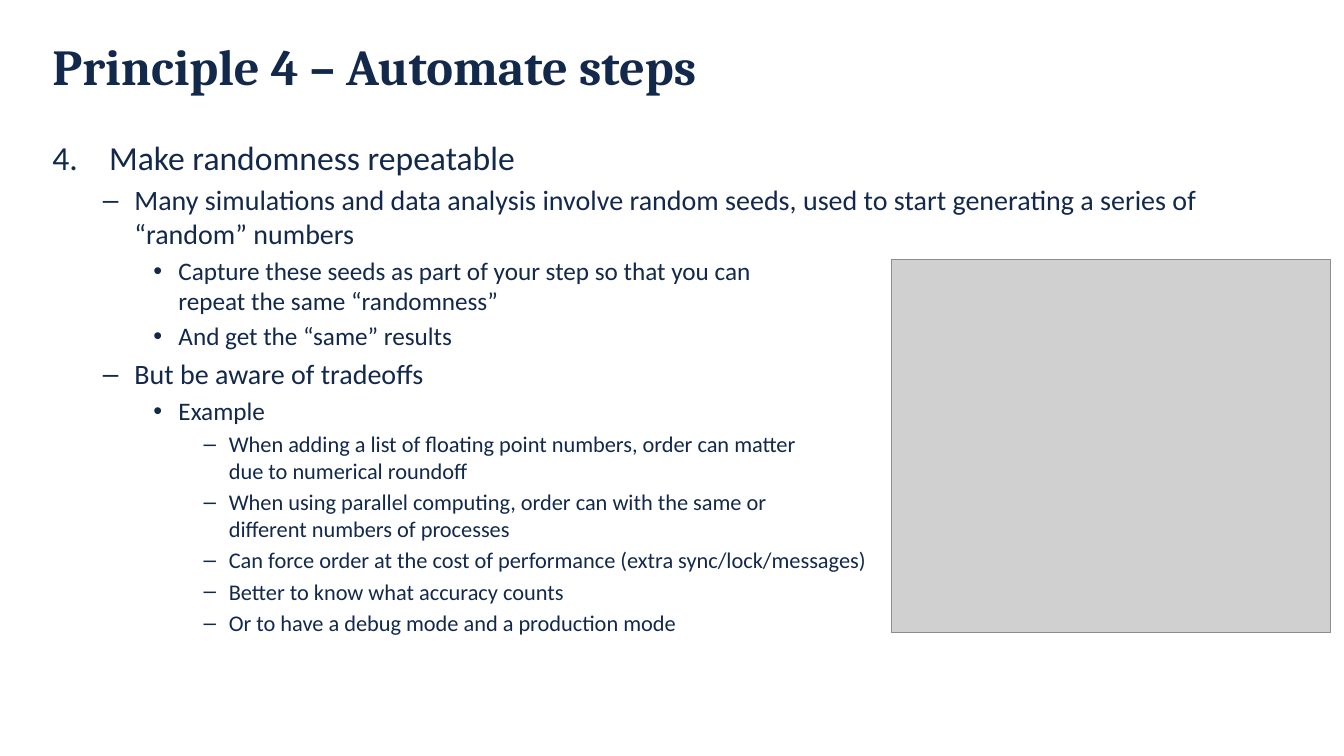
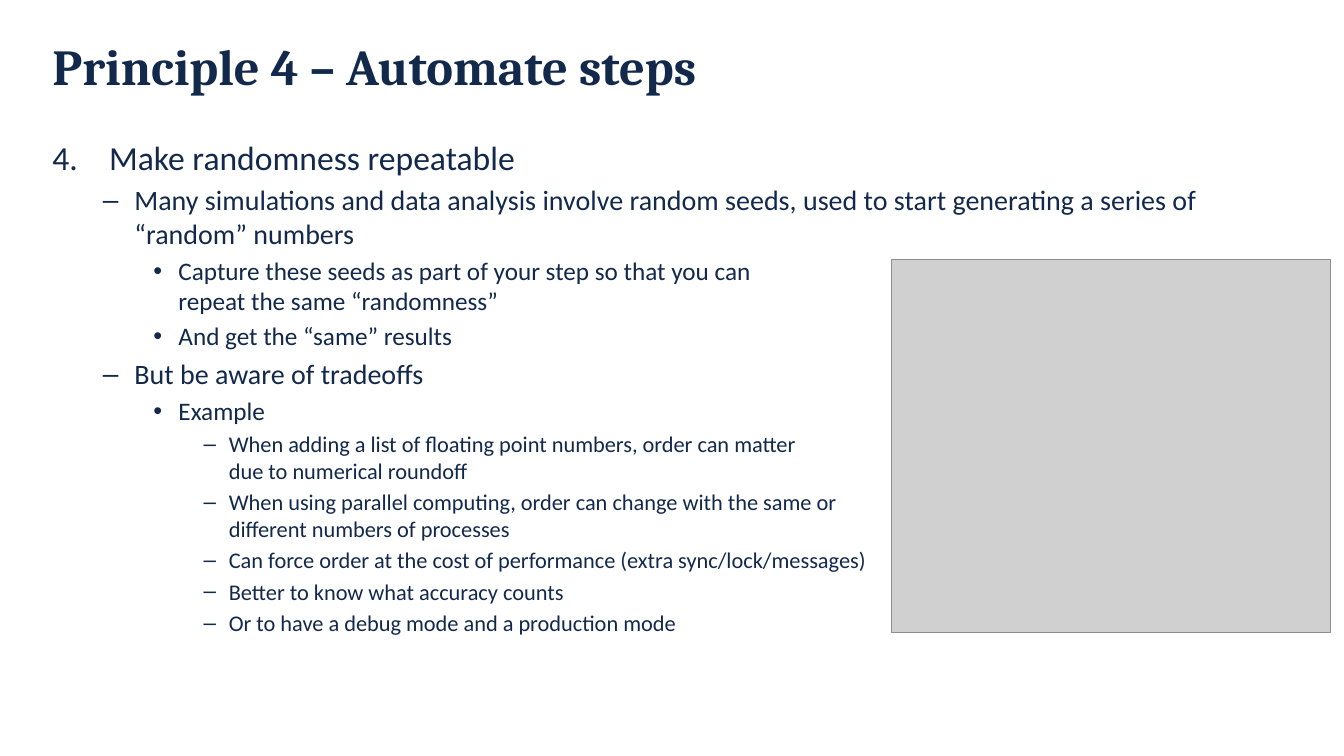
Before and after one commit to danielskatz/repro-fdtd1d, a slide deck: slide 18 of Computational_Reproducibility.pptx. Drawn at 1344x756 pixels with LibreOffice and Linux fonts; fonts in the diff are those of the drawing; grey boxes stand for pictures; background and template pictures are left out. Boxes give left, top, right and bottom in pixels: in the first picture for what was removed or moved away, otherwise in the second. Text is boxed around its words. In the diff, an @@ line names an element or a change of style, - is before the commit and + after.

```diff
--- a/Computational_Reproducibility.pptx
+++ b/Computational_Reproducibility.pptx
@@ text at box(229, 494, 837, 541): text changed @@
-      – When using parallel computing, order can with the same or
-        different numbers of processes
+      – When using parallel computing, order can change with the same or
+        different numbers of processes
```
Also in this commit, not shown: 22 other slides changed.
